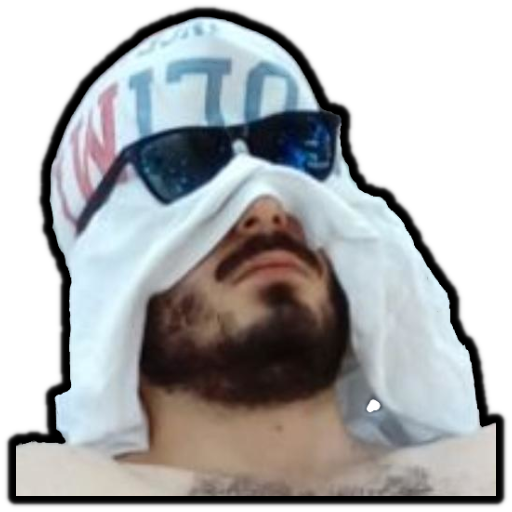
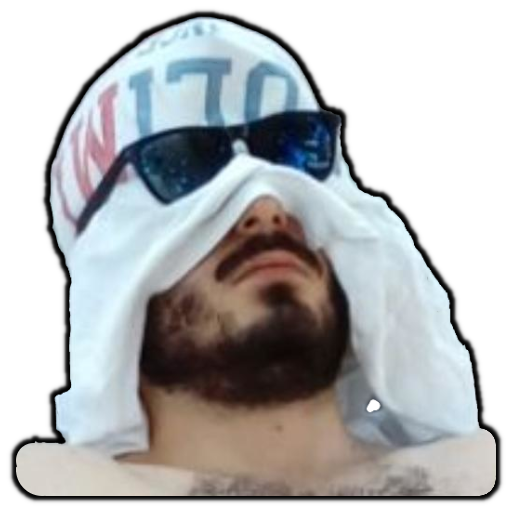
Layered file, before and after one edit (512x512). Changes by layer:
painted on "Livello incollato" over <box>16,408,496,496</box>
painted on "Borders" over <box>4,4,508,508</box>
